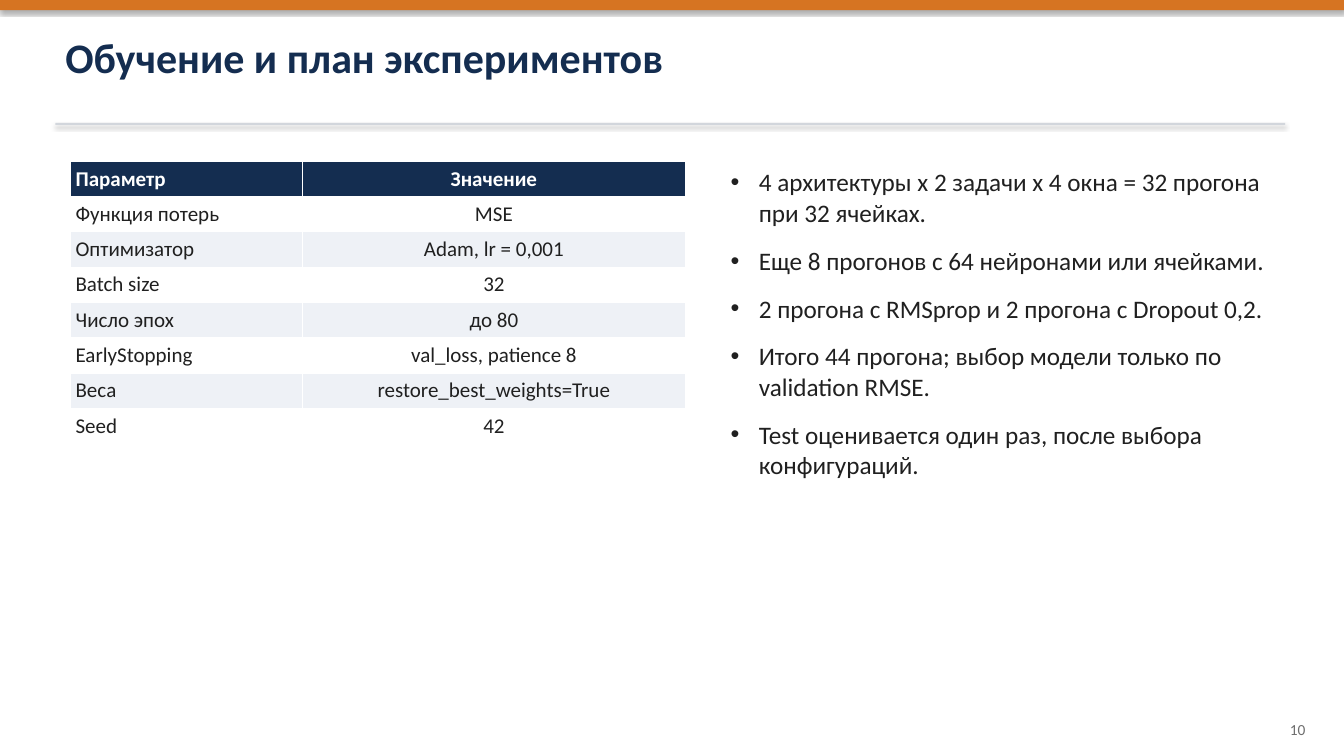
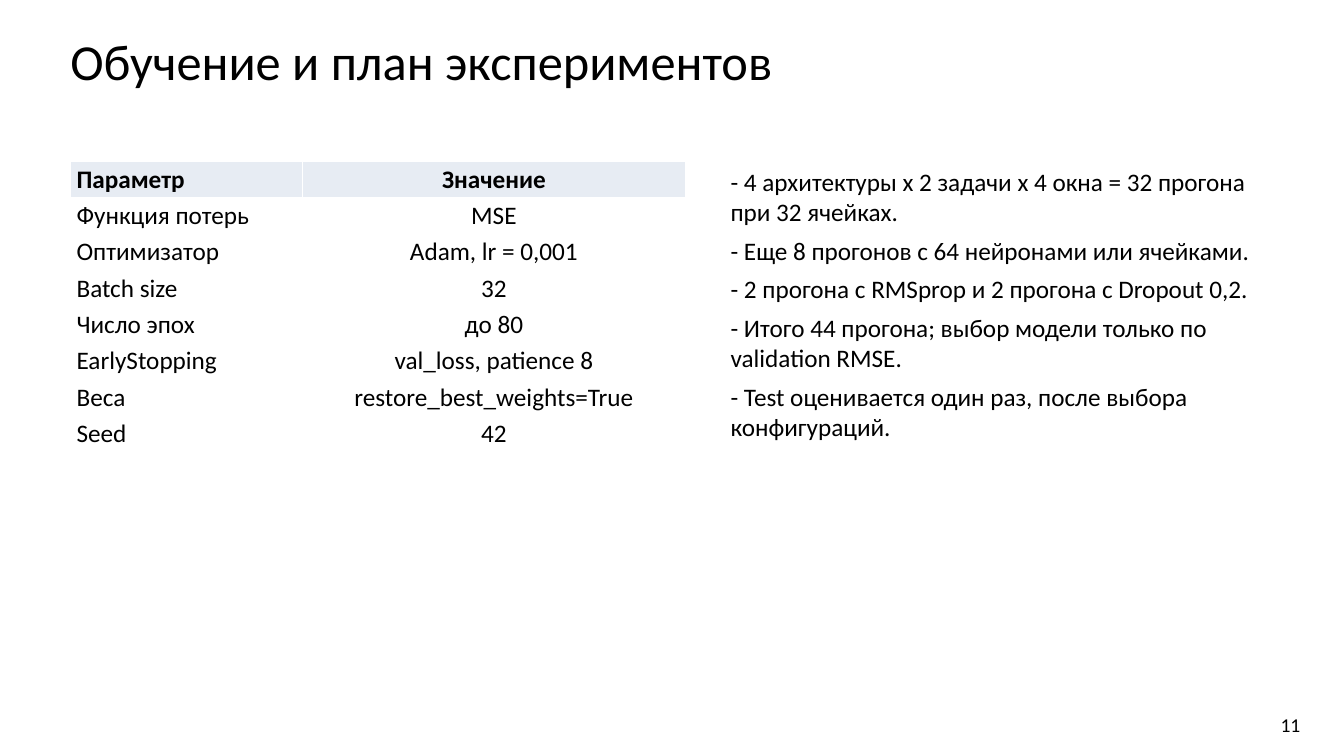
Before and after one commit to bigflyy/nn-uni, a slide deck: slide 11 of labs/lab2/nn-lab-2.pptx. Drawn at 1344x756 pixels with LibreOffice and Linux fonts; fonts in the diff are those of the drawing. Boxes give left, top, right and bottom in pixels: in the first picture for what was removed or moved away, otherwise in the second. Text is boxed around its words. In the diff, an @@ line names an element or a change of style, - is before the commit and + after.

```diff
--- a/labs/lab2/nn-lab-2.pptx
+++ b/labs/lab2/nn-lab-2.pptx
@@ rectangle removed at [0,0,1344,10] @@
@@ text "Обучение и план экспериментов" at [70,45,772,88]: size 30 to 36 pt, text colour #142D50 to #000000, bold off @@
@@ rectangle removed at [55,123,1286,125] @@
@@ table at [71,161,686,452] @@
@@ fill #142D50 to #E7ECF3 in row 1 @@
@@ fill #EEF1F6 to #FFFFFF in 6 cells @@
@@ size 15 to 18 pt @@
@@ text colour #FFFFFF to #000000 in "Параметр", "Значение" @@
@@ text colour #202020 to #000000 in "Функция потерь", "MSE", "Оптимизатор", "Adam, lr = 0,001" and 10 more places @@
@@ text at [731,174,1249,440]: text changed; text colour #202020 to #000000 @@
-• 4 архитектуры x 2 задачи x 4 окна = 32 прогона при 32 ячейках.
-• Еще 8 прогонов с 64 нейронами или ячейками.
-• 2 прогона с RMSprop и 2 прогона с Dropout 0,2.
-• Итого 44 прогона; выбор модели только по validation RMSE.
-• Test оценивается один раз, после выбора конфигураций.
+- 4 архитектуры x 2 задачи x 4 окна = 32 прогона при 32 ячейках.
+- Еще 8 прогонов с 64 нейронами или ячейками.
+- 2 прогона с RMSprop и 2 прогона с Dropout 0,2.
+- Итого 44 прогона; выбор модели только по validation RMSE.
+- Test оценивается один раз, после выбора конфигураций.
@@ text at [1281,719,1301,732]: text changed; size 11 to 14 pt; text colour #6E6E6E to #000000 @@
-10
+11
```
Also in this commit, not shown: 20 other slides changed, 1 other file.
